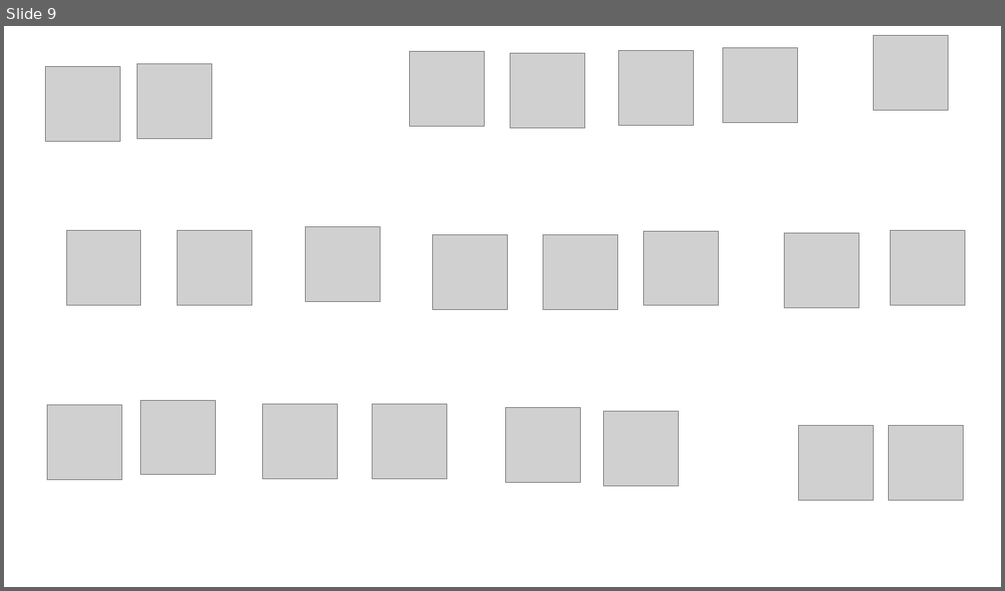
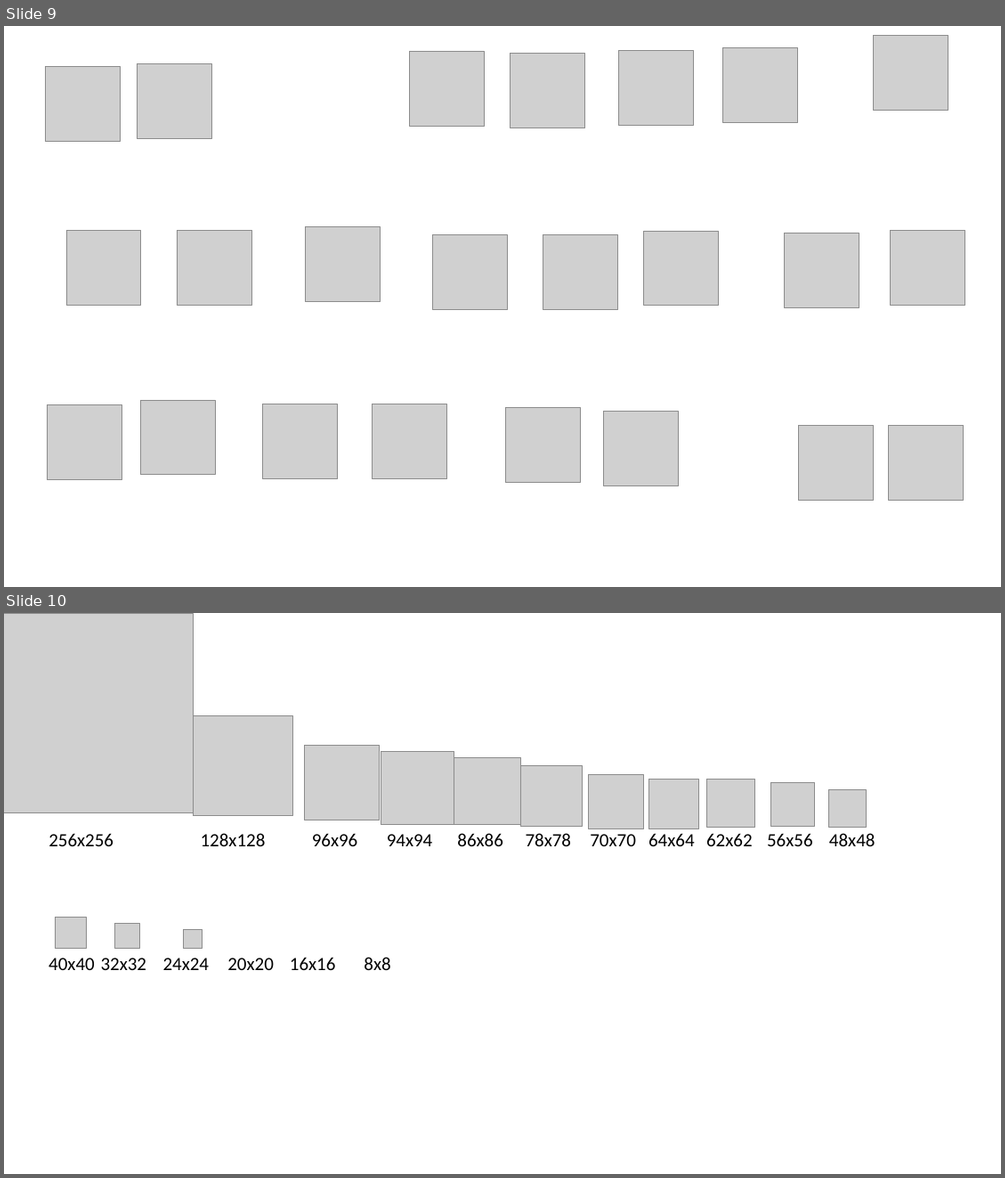
Before and after one commit to julianstar88/Aphrodite, a slide deck: files/icons/icons.pptx. Shown one above the other, each under a label of ours: slide 9 before the commit, slides 9 and 10 after it. The pictures are 1005x591 and 1005x1178 pixels, drawn with LibreOffice and Linux fonts; fonts in the diff are those of the drawing; grey boxes stand for pictures; background and template pictures are left out. Boxes give left, top, right and bottom in pixels: in the first picture for what was removed or moved away, otherwise in the second. Text is boxed around its words. In the diff, an @@ line names an element or a change of style, - is before the commit and + after.

```diff
--- a/files/icons/icons.pptx
+++ b/files/icons/icons.pptx
@@ slide 10 added at [4,613,1001,1174], background #FFFFFF @@
@@ picture added at [4,613,194,812] @@
@@ picture added at [194,716,292,816] @@
@@ picture added at [305,745,380,819] @@
@@ picture added at [380,751,454,825] @@
@@ picture added at [454,757,521,825] @@
@@ picture added at [521,765,582,826] @@
@@ picture added at [589,774,643,829] @@
@@ picture added at [648,779,699,829] @@
@@ picture added at [707,779,755,827] @@
@@ picture added at [771,782,815,826] @@
@@ picture added at [829,790,866,827] @@
@@ text added at [48,833,113,846], 18 pt, text #000000 @@
+256x256
@@ text added at [201,833,266,846], 18 pt, text #000000 @@
+128x128
@@ text added at [312,833,358,846], 18 pt, text #000000 @@
+96x96
@@ text added at [387,834,433,846], 18 pt, text #000000 @@
+94x94
@@ text added at [457,833,503,846], 18 pt, text #000000 @@
+86x86
@@ text added at [526,833,572,846], 18 pt, text #000000 @@
+78x78
@@ text added at [590,834,636,846], 18 pt, text #000000 @@
+70x70
@@ text added at [648,833,695,846], 18 pt, text #000000 @@
+64x64
@@ text added at [706,833,752,846], 18 pt, text #000000 @@
+62x62
@@ text added at [767,833,813,846], 18 pt, text #000000 @@
+56x56
@@ text added at [829,833,875,846], 18 pt, text #000000 @@
+48x48
@@ picture added at [55,916,86,948] @@
@@ picture added at [114,924,139,948] @@
@@ picture added at [184,929,202,948] @@
@@ text added at [48,957,95,970], 18 pt, text #000000 @@
+40x40
@@ text added at [101,957,147,970], 18 pt, text #000000 @@
+32x32
@@ text added at [163,957,210,970], 18 pt, text #000000 @@
+24x24
@@ text added at [227,957,274,970], 18 pt, text #000000 @@
+20x20
@@ text added at [290,957,336,970], 18 pt, text #000000 @@
+16x16
@@ text added at [364,957,390,970], 18 pt, text #000000 @@
+8x8
```
Also in this commit, not shown: 1 slide removed, 23 other files.
